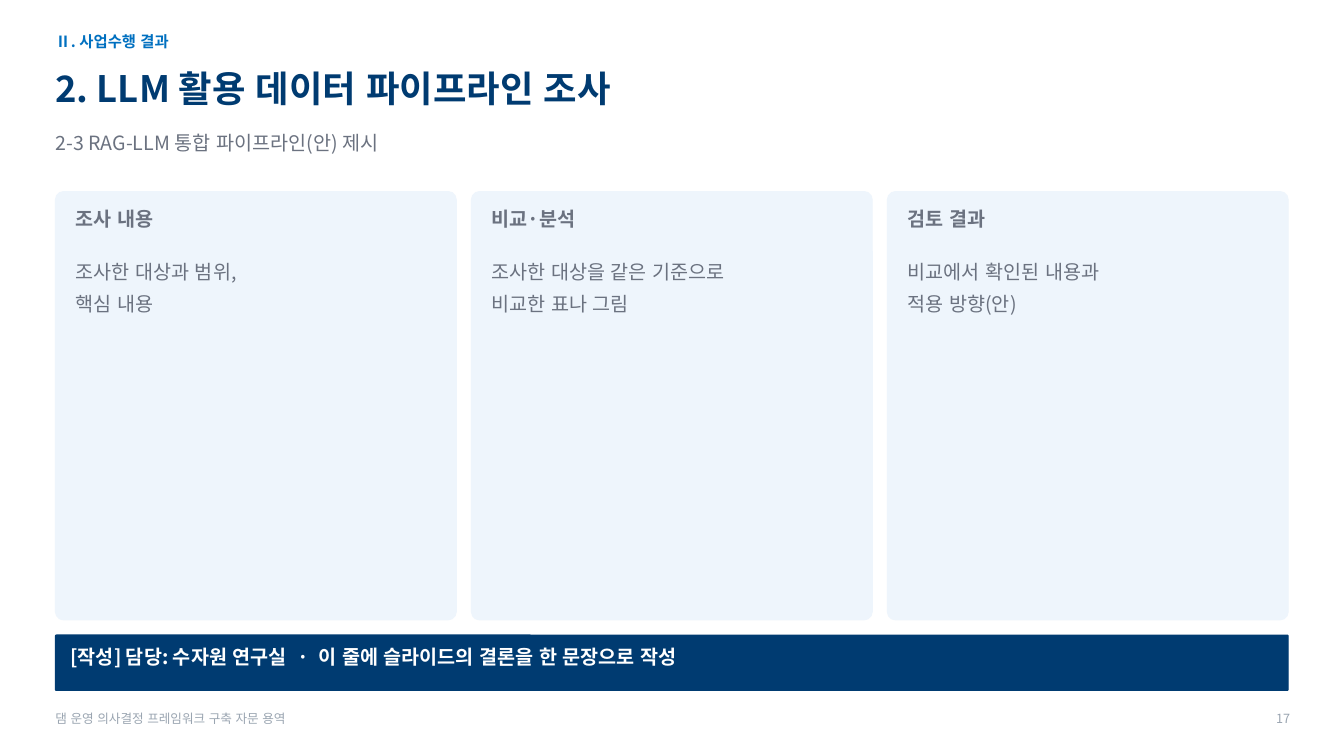
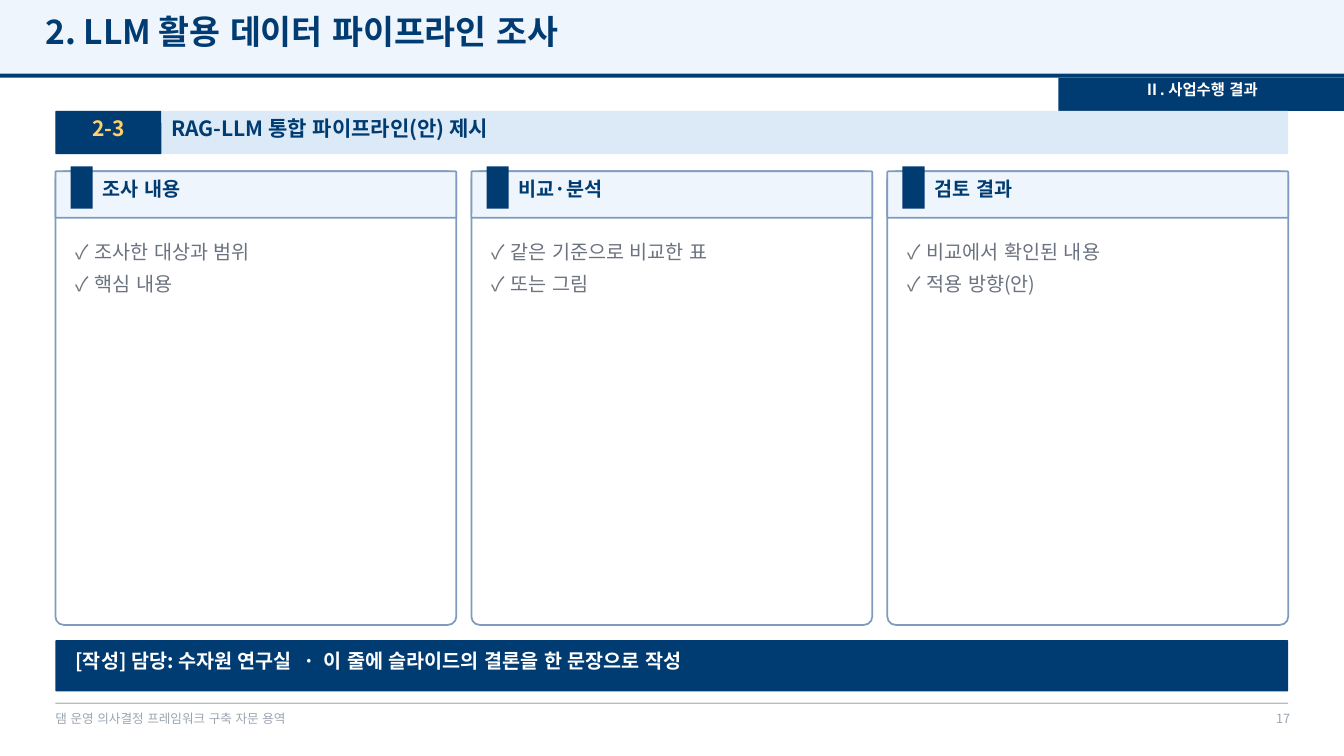
Before and after one commit to mkm1119/KGRAG-LLM, a slide deck: slide 17 of project_khnp/2026.12.09_최종보고회_발표자료_템플릿.pptx. Drawn at 1344x756 pixels with LibreOffice and Linux fonts; fonts in the diff are those of the drawing; background and template pictures are left out. Boxes give left, top, right and bottom in pixels: in the first picture for what was removed or moved away, otherwise in the second. Text is boxed around its words. In the diff, an @@ line names an element or a change of style, - is before the commit and + after.

```diff
--- a/project_khnp/2026.12.09_최종보고회_발표자료_템플릿.pptx
+++ b/project_khnp/2026.12.09_최종보고회_발표자료_템플릿.pptx
@@ rectangle added at (x1=0, y1=0, x2=1344, y2=74), fill #EEF5FC @@
@@ text "2. LLM 활용 데이터 파이프라인 ..." moved from (x1=55, y1=71, x2=611, y2=106) to (x1=45, y1=15, x2=558, y2=47) @@
@@ text "2. LLM 활용 데이터 파이프라인 ..." at (x1=45, y1=15, x2=558, y2=47): size 26 to 24 pt @@
@@ rectangle added at (x1=0, y1=74, x2=1344, y2=78), fill #003B71 @@
@@ text "Ⅱ. 사업수행 결과" moved from (x1=55, y1=34, x2=168, y2=49) to (x1=1144, y1=82, x2=1257, y2=97) @@
@@ text "Ⅱ. 사업수행 결과" at (x1=1144, y1=82, x2=1257, y2=97): text colour #0070C0 to #FFFFFF; alignment left to centre @@
@@ rectangle added at (x1=1059, y1=78, x2=1344, y2=111), fill #003B71 @@
@@ rounded rectangle added at (x1=55, y1=111, x2=1289, y2=154), fill #DCE9F7 @@
@@ rounded rectangle added at (x1=55, y1=111, x2=161, y2=154), fill #003B71 @@
@@ text at (x1=171, y1=118, x2=489, y2=140): text changed; size 14 to 15 pt; text colour #6B7280 to #003B71; bold on @@
-2-3 RAG-LLM 통합 파이프라인(안) 제시
+RAG-LLM 통합 파이프라인(안) 제시
@@ text added at (x1=92, y1=120, x2=125, y2=137), 15 pt, text #FFD166, bold @@
+2-3
@@ rounded rectangle resized from (x1=55, y1=192, x2=457, y2=620) to (x1=55, y1=171, x2=457, y2=625) @@
@@ rounded rectangle added at (x1=55, y1=171, x2=457, y2=218), fill #EEF5FC, outline #7F9CC0 1.25 pt @@
@@ rectangle added at (x1=71, y1=166, x2=93, y2=209), fill #003B71 @@
@@ text "조사 내용" moved from (x1=76, y1=209, x2=153, y2=228) to (x1=103, y1=179, x2=180, y2=198) @@
@@ rounded rectangle resized from (x1=472, y1=192, x2=873, y2=620) to (x1=472, y1=171, x2=873, y2=625) @@
@@ rounded rectangle added at (x1=472, y1=171, x2=873, y2=218), fill #EEF5FC, outline #7F9CC0 1.25 pt @@
@@ rectangle added at (x1=487, y1=166, x2=509, y2=209), fill #003B71 @@
@@ text "비교·분석" moved from (x1=492, y1=209, x2=576, y2=228) to (x1=519, y1=179, x2=603, y2=198) @@
@@ fill #EEF5FC to #FFFFFF; outline #EEF5FC 0.75 pt to #7F9CC0 1.25 pt in 3 elements at (x1=55, y1=171, x2=457, y2=625), (x1=472, y1=171, x2=873, y2=625), (x1=887, y1=171, x2=1289, y2=625) @@
@@ rounded rectangle resized from (x1=887, y1=192, x2=1289, y2=620) to (x1=887, y1=171, x2=1289, y2=625) @@
@@ rounded rectangle added at (x1=887, y1=171, x2=1289, y2=218), fill #EEF5FC, outline #7F9CC0 1.25 pt @@
@@ rectangle added at (x1=902, y1=166, x2=925, y2=209), fill #003B71 @@
@@ text colour #6B7280 to #003B71 in 3 elements at (x1=103, y1=179, x2=180, y2=198), (x1=519, y1=179, x2=603, y2=198), (x1=935, y1=179, x2=1012, y2=198) @@
@@ text "검토 결과" moved from (x1=908, y1=209, x2=985, y2=228) to (x1=935, y1=179, x2=1012, y2=198) @@
@@ text at (x1=94, y1=243, x2=250, y2=293): text changed @@
-조사한 대상과 범위,
-핵심 내용
+✓ 조사한 대상과 범위
+✓ 핵심 내용
@@ text at (x1=510, y1=243, x2=707, y2=293): text changed @@
-조사한 대상을 같은 기준으로
-비교한 표나 그림
+✓ 같은 기준으로 비교한 표
+✓ 또는 그림
@@ text at (x1=926, y1=242, x2=1100, y2=295): text changed @@
-비교에서 확인된 내용과
-적용 방향(안)
+✓ 비교에서 확인된 내용
+✓ 적용 방향(안)
@@ rounded rectangle resized from (x1=55, y1=635, x2=1289, y2=691) to (x1=55, y1=640, x2=1289, y2=692) @@
@@ rounded rectangle at (x1=55, y1=640, x2=1289, y2=692): outline #003B71 0.75 pt to none @@
@@ text "[작성] 담당: 수자원 연구실 · ..." moved from (x1=71, y1=647, x2=676, y2=668) to (x1=76, y1=651, x2=681, y2=672) @@
@@ rectangle added at (x1=55, y1=703, x2=1289, y2=704), fill #B6BCC6 @@
```
Also in this commit, not shown: 20 other slides changed, 1 other file.
